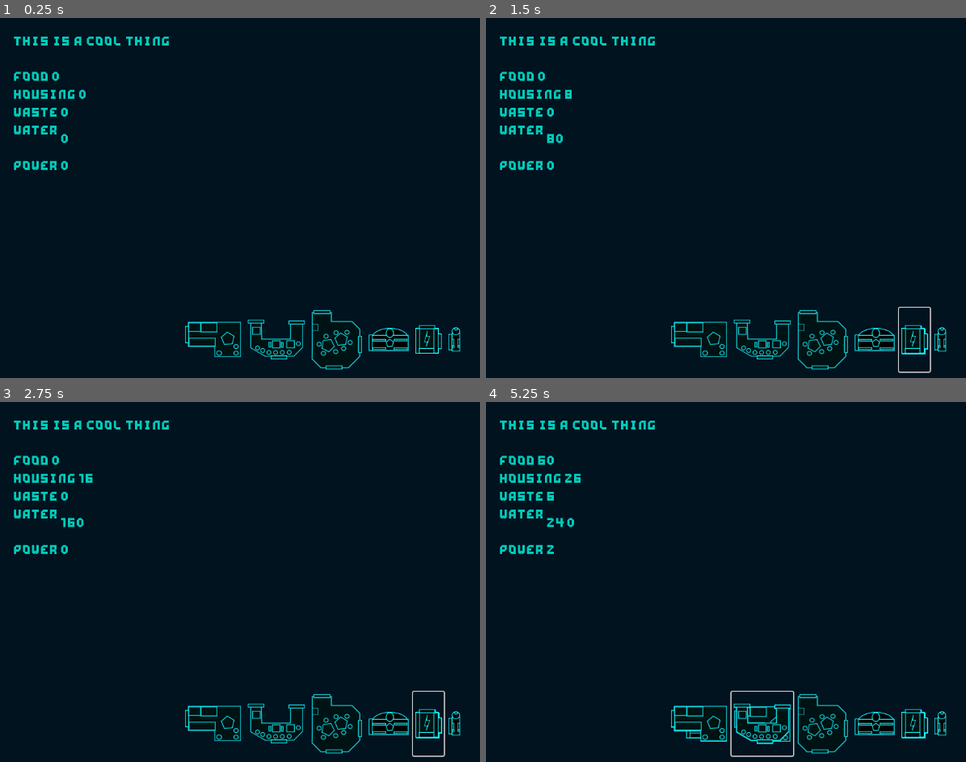
Above: before the commit, frames 1-4 (two rows, left to right).
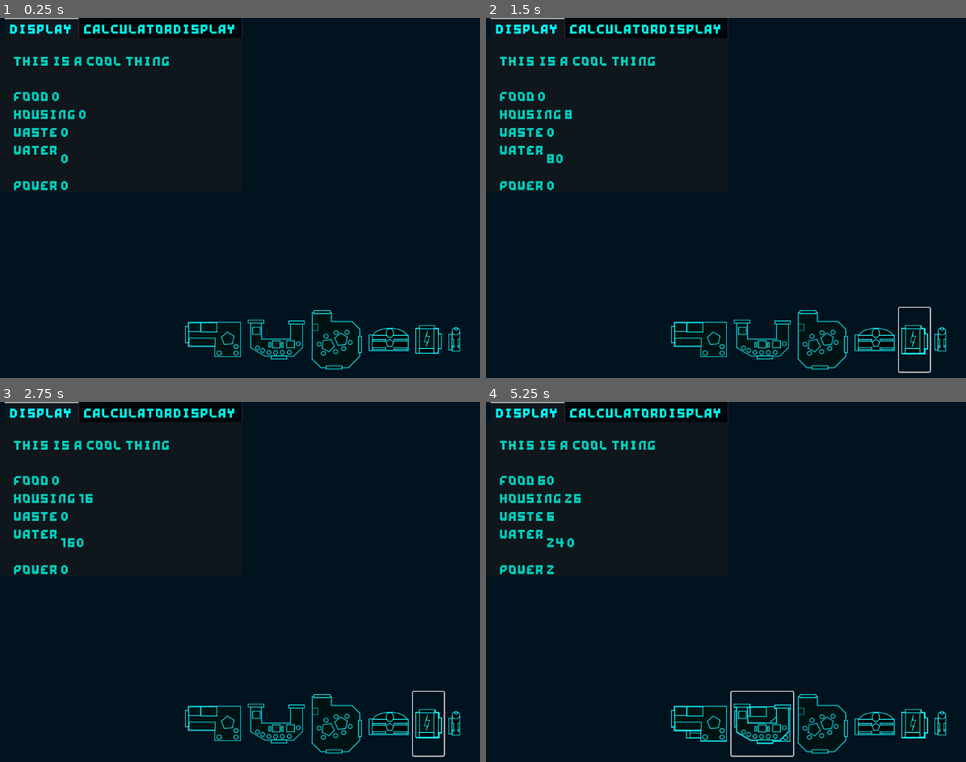
Above: after the commit, the same moments.

Repository: RavenRandomz/nasa-hackthon-2025
Game: Godot game, scene res://level/editor/editor.tscn
Two runs of this game, one before a commit and one after it. Both use one fixed random seed, a clock stepped at 60 frames per second and the inputs below. This scene is started directly instead of the project's main scene.
Inputs (mouse positions are in pixels of both pictures, inside the frame that each line leads up to):
- Up to frame 1 (0.25 s): no input
- Up to frame 2 (1.5 s): click (913, 338) at 0.5 s; click (913, 338) at 1.25 s
- Up to frame 3 (2.75 s): click (427, 722) at 2.02 s
- Up to frame 4 (5.25 s): click (697, 722) at 2.75 s; click (697, 722) at 3.52 s; click (764, 722) at 4.25 s; click (764, 722) at 5.02 s

The runs differ from the first frame. In frame 1, 3.0% of the frame differs, in the area x 0-51%, y 0-48%; in frame 2, 3.1%; in frame 3, 3.2%; in frame 4, 3.3%.

Commit message:
feat(Editor): Add calculator

Diff:
--- a/level/editor/editor.tscn
+++ b/level/editor/editor.tscn
@@ -16,12 +16,110 @@
 [ext_resource type="PackedScene" uid="uid://cittkfxc7uii4" path="res://scene/module/power/power.tscn" id="13_ideg8"]
 [ext_resource type="Texture2D" uid="uid://dkklbrlvkj78u" path="res://scene/module/endcap/endcap.png" id="14_544mu"]
 [ext_resource type="PackedScene" uid="uid://dypkimuptyhst" path="res://scene/module/endcap/endcap.tscn" id="15_xt1av"]
+[ext_resource type="PackedScene" uid="uid://mlo0uy4edfme" path="res://scene/UI/calculator_display/calculator_display.tscn" id="17_ideg8"]
+
+[sub_resource type="StyleBoxFlat" id="StyleBoxFlat_ideg8"]
+content_margin_left = 4.0
+content_margin_top = 4.0
+content_margin_right = 4.0
+content_margin_bottom = 4.0
+bg_color = Color(0.1, 0.1, 0.1, 0.3)
+corner_radius_top_left = 3
+corner_radius_top_right = 3
+corner_radius_bottom_right = 3
+corner_radius_bottom_left = 3
+corner_detail = 5
+
+[sub_resource type="StyleBoxFlat" id="StyleBoxFlat_544mu"]
+content_margin_left = 4.0
+content_margin_top = 4.0
+content_margin_right = 4.0
+content_margin_bottom = 4.0
+bg_color = Color(1, 1, 1, 0.75)
+draw_center = false
+border_width_left = 2
+border_width_top = 2
+border_width_right = 2
+border_width_bottom = 2
+corner_radius_top_left = 3
+corner_radius_top_right = 3
+corner_radius_bottom_right = 3
+corner_radius_bottom_left = 3
+corner_detail = 5
+expand_margin_left = 2.0
+expand_margin_top = 2.0
+expand_margin_right = 2.0
+expand_margin_bottom = 2.0
+
+[sub_resource type="StyleBoxFlat" id="StyleBoxFlat_xt1av"]
+content_margin_left = 4.0
+content_margin_top = 4.0
+content_margin_right = 4.0
+content_margin_bottom = 4.0
+bg_color = Color(0.225, 0.225, 0.225, 0.6)
+corner_radius_top_left = 3
+corner_radius_top_right = 3
+corner_radius_bottom_right = 3
+corner_radius_bottom_left = 3
+corner_detail = 5
+
+[sub_resource type="StyleBoxFlat" id="StyleBoxFlat_np0eb"]
+content_margin_left = 4.0
+content_margin_top = 4.0
+content_margin_right = 4.0
+content_margin_bottom = 4.0
+bg_color = Color(0.1, 0.1, 0.1, 0.6)
+corner_radius_top_left = 3
+corner_radius_top_right = 3
+corner_radius_bottom_right = 3
+corner_radius_bottom_left = 3
+corner_detail = 5
+
+[sub_resource type="StyleBoxFlat" id="StyleBoxFlat_q2hvv"]
+content_margin_left = 4.0
+content_margin_top = 4.0
+content_margin_right = 4.0
+content_margin_bottom = 4.0
+bg_color = Color(0, 0, 0, 0.6)
+corner_radius_top_left = 3
+corner_radius_top_right = 3
+corner_radius_bottom_right = 3
+corner_radius_bottom_left = 3
+corner_detail = 5
 
 [sub_resource type="Theme" id="Theme_4o2sj"]
 Button/colors/font_color = Color(0, 0.68235296, 0.65882355, 1)
+Button/colors/font_disabled_color = Color(0.875, 0.875, 0.875, 0.5)
+Button/colors/font_focus_color = Color(0.95, 0.95, 0.95, 1)
+Button/colors/font_hover_color = Color(0.95, 0.95, 0.95, 1)
+Button/colors/font_hover_pressed_color = Color(1, 1, 1, 1)
+Button/colors/font_outline_color = Color(0, 0, 0, 1)
+Button/colors/font_pressed_color = Color(1, 1, 1, 1)
+Button/colors/icon_disabled_color = Color(1, 1, 1, 0.4)
+Button/colors/icon_focus_color = Color(1, 1, 1, 1)
+Button/colors/icon_hover_color = Color(1, 1, 1, 1)
+Button/colors/icon_hover_pressed_color = Color(1, 1, 1, 1)
+Button/colors/icon_normal_color = Color(1, 1, 1, 1)
+Button/colors/icon_pressed_color = Color(1, 1, 1, 1)
+Button/constants/align_to_largest_stylebox = 0
+Button/constants/h_separation = 4
+Button/constants/icon_max_width = 0
+Button/constants/outline_size = 0
+Button/font_sizes/font_size = 16
 Button/fonts/font = ExtResource("1_75nhd")
+Button/styles/disabled = SubResource("StyleBoxFlat_ideg8")
+Button/styles/focus = SubResource("StyleBoxFlat_544mu")
+Button/styles/hover = SubResource("StyleBoxFlat_xt1av")
+Button/styles/normal = SubResource("StyleBoxFlat_np0eb")
+Button/styles/pressed = SubResource("StyleBoxFlat_q2hvv")
+FoldableContainer/fonts/font = ExtResource("1_75nhd")
 Label/colors/font_color = Color(0, 0.8, 0.73333323, 1)
 Label/fonts/font = ExtResource("1_75nhd")
+TabBar/fonts/font = ExtResource("1_75nhd")
+TabContainer/colors/font_selected_color = Color(0, 0.9833336, 1, 1)
+TabContainer/colors/font_unselected_color = Color(0, 0.94, 0.89300007, 1)
+TabContainer/fonts/font = ExtResource("1_75nhd")
+TabContainer/styles/panel = null
 
 [node name="Editor" type="Control"]
 layout_mode = 3
@@ -101,10 +199,19 @@
 [node name="CenterContainer" type="CenterContainer" parent="VSplitContainer/MarginContainer/HFlowContainer2"]
 layout_mode = 2
 
-[node name="Display" type="MarginContainer" parent="." node_paths=PackedStringArray("_food_label", "_housing_label", "_waste_label", "_water_label", "_power_label")]
+[node name="HBoxContainer" type="HBoxContainer" parent="."]
 layout_mode = 0
-offset_right = 142.0
-offset_bottom = 49.0
+offset_right = 40.0
+offset_bottom = 40.0
+
+[node name="TabContainer" type="TabContainer" parent="."]
+layout_mode = 0
+offset_right = 433.0
+offset_bottom = 311.0
+current_tab = 0
+
+[node name="Display" type="MarginContainer" parent="TabContainer" node_paths=PackedStringArray("_food_label", "_housing_label", "_waste_label", "_water_label", "_power_label")]
+layout_mode = 2
 theme_override_constants/margin_left = 25
 theme_override_constants/margin_top = 25
 script = ExtResource("10_nu1e8")
@@ -113,76 +220,83 @@
 _waste_label = NodePath("VBoxContainer/Waste Management/FoodScore")
 _water_label = NodePath("VBoxContainer/Power/FoodScore")
 _power_label = NodePath("VBoxContainer/Water/FoodScore")
-
-[node name="VBoxContainer" type="VBoxContainer" parent="Display"]
-layout_mode = 2
-
-[node name="HBoxContainer2" type="HBoxContainer" parent="Display/VBoxContainer"]
-layout_mode = 2
-
-[node name="Label" type="Label" parent="Display/VBoxContainer/HBoxContainer2"]
+metadata/_tab_index = 0
+
+[node name="VBoxContainer" type="VBoxContainer" parent="TabContainer/Display"]
+layout_mode = 2
+
+[node name="HBoxContainer2" type="HBoxContainer" parent="TabContainer/Display/VBoxContainer"]
+layout_mode = 2
+
+[node name="Label" type="Label" parent="TabContainer/Display/VBoxContainer/HBoxContainer2"]
 layout_mode = 2
 text = "This is a cool thing
 "
 
-[node name="Food" type="HBoxContainer" parent="Display/VBoxContainer"]
-layout_mode = 2
-
-[node name="Label" type="Label" parent="Display/VBoxContainer/Food"]
+[node name="Food" type="HBoxContainer" parent="TabContainer/Display/VBoxContainer"]
+layout_mode = 2
+
+[node name="Label" type="Label" parent="TabContainer/Display/VBoxContainer/Food"]
 layout_mode = 2
 text = "Food"
 
-[node name="FoodScore" type="Label" parent="Display/VBoxContainer/Food"]
-layout_mode = 2
-text = "234234"
-
-[node name="Housing" type="HBoxContainer" parent="Display/VBoxContainer"]
-layout_mode = 2
-
-[node name="Label" type="Label" parent="Display/VBoxContainer/Housing"]
+[node name="FoodScore" type="Label" parent="TabContainer/Display/VBoxContainer/Food"]
+layout_mode = 2
+text = "234234"
+
+[node name="Housing" type="HBoxContainer" parent="TabContainer/Display/VBoxContainer"]
+layout_mode = 2
+
+[node name="Label" type="Label" parent="TabContainer/Display/VBoxContainer/Housing"]
 layout_mode = 2
 text = "Housing"
 
-[node name="FoodScore" type="Label" parent="Display/VBoxContainer/Housing"]
-layout_mode = 2
-text = "234234"
-
-[node name="Waste Management" type="HBoxContainer" parent="Display/VBoxContainer"]
-layout_mode = 2
-
-[node name="Label" type="Label" parent="Display/VBoxContainer/Waste Management"]
+[node name="FoodScore" type="Label" parent="TabContainer/Display/VBoxContainer/Housing"]
+layout_mode = 2
+text = "234234"
+
+[node name="Waste Management" type="HBoxContainer" parent="TabContainer/Display/VBoxContainer"]
+layout_mode = 2
+
+[node name="Label" type="Label" parent="TabContainer/Display/VBoxContainer/Waste Management"]
 layout_mode = 2
 text = "Waste"
 
-[node name="FoodScore" type="Label" parent="Display/VBoxContainer/Waste Management"]
-layout_mode = 2
-text = "234234"
-
-[node name="Water" type="HBoxContainer" parent="Display/VBoxContainer"]
-layout_mode = 2
-
-[node name="Label" type="Label" parent="Display/VBoxContainer/Water"]
+[node name="FoodScore" type="Label" parent="TabContainer/Display/VBoxContainer/Waste Management"]
+layout_mode = 2
+text = "234234"
+
+[node name="Water" type="HBoxContainer" parent="TabContainer/Display/VBoxContainer"]
+layout_mode = 2
+
+[node name="Label" type="Label" parent="TabContainer/Display/VBoxContainer/Water"]
 layout_mode = 2
 text = "Water
 "
 
-[node name="FoodScore" type="Label" parent="Display/VBoxContainer/Water"]
-layout_mode = 2
-text = "234234"
-
-[node name="Power" type="HBoxContainer" parent="Display/VBoxContainer"]
-layout_mode = 2
-
-[node name="Label" type="Label" parent="Display/VBoxContainer/Power"]
+[node name="FoodScore" type="Label" parent="TabContainer/Display/VBoxContainer/Water"]
+layout_mode = 2
+text = "234234"
+
+[node name="Power" type="HBoxContainer" parent="TabContainer/Display/VBoxContainer"]
+layout_mode = 2
+
+[node name="Label" type="Label" parent="TabContainer/Display/VBoxContainer/Power"]
 layout_mode = 2
 text = "Power"
 
-[node name="FoodScore" type="Label" parent="Display/VBoxContainer/Power"]
-layout_mode = 2
-text = "234234"
-
-[node name="Control" type="Control" parent="Display"]
-layout_mode = 2
+[node name="FoodScore" type="Label" parent="TabContainer/Display/VBoxContainer/Power"]
+layout_mode = 2
+text = "234234"
+
+[node name="Control" type="Control" parent="TabContainer/Display"]
+layout_mode = 2
+
+[node name="CalculatorDisplay" parent="TabContainer" instance=ExtResource("17_ideg8")]
+visible = false
+layout_mode = 2
+theme = null
+metadata/_tab_index = 1
 
 [connection signal="child_entered_tree" from="VSplitContainer/Shipspace" to="VSplitContainer/Shipspace" method="_on_child_entered_tree"]
-[connection signal="resource_changed" from="VSplitContainer/Shipspace" to="Display" method="_on_shipspace_resource_changed"]
+[connection signal="resource_changed" from="VSplitContainer/Shipspace" to="TabContainer/Display" method="_on_shipspace_resource_changed"]
Not shown: 1 places in level/editor/editor.tscn that only renumber resources
